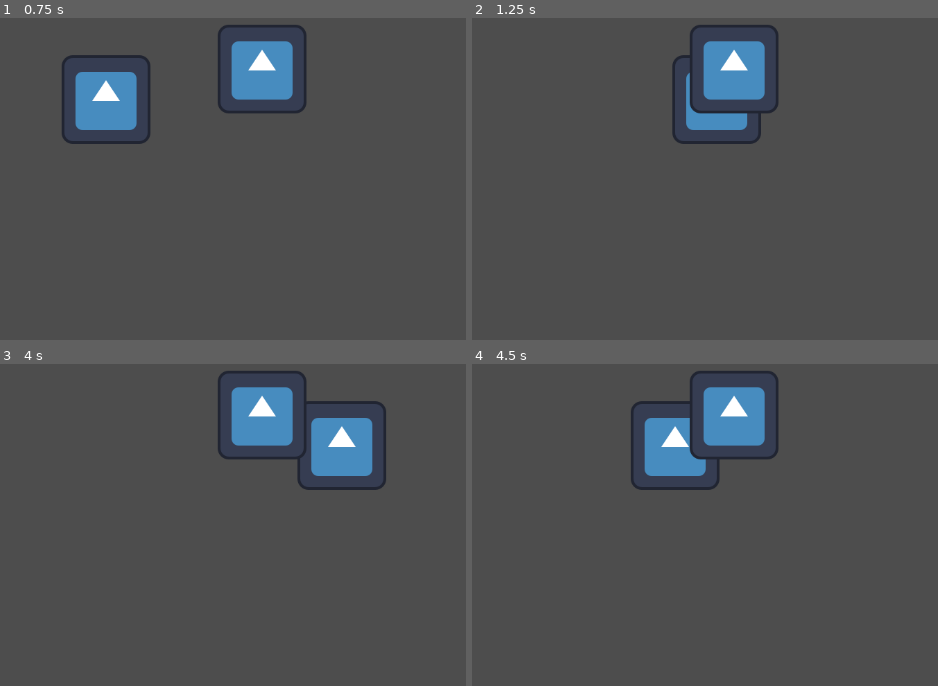
Above: before the commit, frames 1-4 (two rows, left to right).
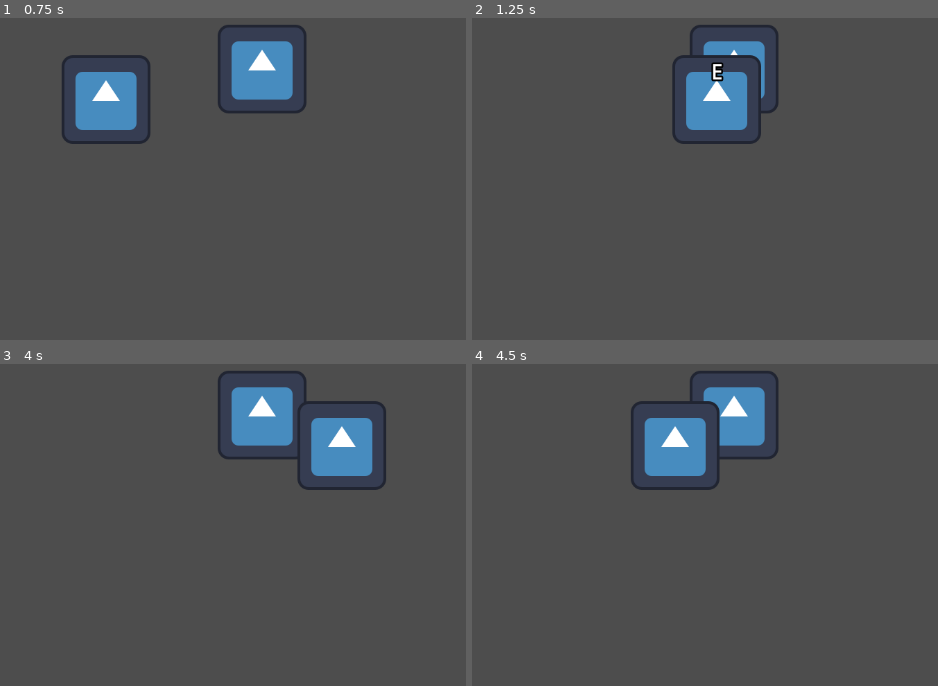
Above: after the commit, the same moments.

Repository: xern0/SleepyShrimpStudios-ChemicalCleanse
Game: Godot game, scene res://world.tscn
Two runs of this game, one before a commit and one after it. Both use one fixed random seed, a clock stepped at 60 frames per second and the inputs below. This scene is started directly instead of the project's main scene. The engine's default icon, where the game draws it, is replaced by a stand-in: a white triangle on a blue panel in a dark square.
Inputs:
- Up to frame 1 (0.75 s): tap Enter at 0.5 s; hold D (right) from 0.53 s (still down); hold E (interact) from 0.53 s (still down)
- Up to frame 2 (1.25 s): keep holding D (right); keep holding E (interact)
- Up to frame 3 (4 s): release D (right) at 1.28 s; release E (interact) at 1.28 s; hold S (down) 1.28-2.03 s; tap E (interact) at 1.35, 2.85 s; hold D (right) 2.03-2.78 s; hold E (interact) 2.03-2.78 s; hold W (up) 2.78-3.53 s; hold A (left) from 3.53 s (still down); hold E (interact) from 3.53 s (still down)
- Up to frame 4 (4.5 s): keep holding A (left); release E (interact) at 4.28 s; tap E (interact) at 4.35 s

Frame 1 is identical in both runs. In frame 2, 2.1% of the frame differs, in the area x 46-63%, y 11-30%; in frame 3, 0.1%; in frame 4, 0.9%.
Error before the commit: Invalid access to property or key 'is_interactable' on a base object of type 'Area2D (bottle.gd)'. (res://interact__font.gd:21)

Commit message:
making the button interactions

Diff:
--- a/chemical-cleanse/bottle.gd
+++ b/chemical-cleanse/bottle.gd
@@ -10,3 +10,9 @@
 	if sprite_2d.frame == 0:
 		sprite_2d.frame = 1
 		interactable.is_interactable = false
+		print("Gained a bottle")
+
+var is_interactable := true
+var interact_name := "E"
+
+func interact(): pass
--- a/chemical-cleanse/character_body_2d.gd
+++ b/chemical-cleanse/character_body_2d.gd
@@ -1,6 +1,7 @@
 extends CharacterBody2D
 
 @export var speed = 400
+
 
 func get_input():
 	var input_direction = Input.get_vector("left", "right", "up", "down")
--- a/chemical-cleanse/player.tscn
+++ b/chemical-cleanse/player.tscn
@@ -8,6 +8,7 @@
 size = Vector2(126.5, 118)
 
 [node name="player" type="CharacterBody2D"]
+z_index = 1
 script = ExtResource("1_onrkg")
 
 [node name="Sprite2D" type="Sprite2D" parent="."]
Not shown: 1 places in chemical-cleanse/player.tscn that only renumber resources
